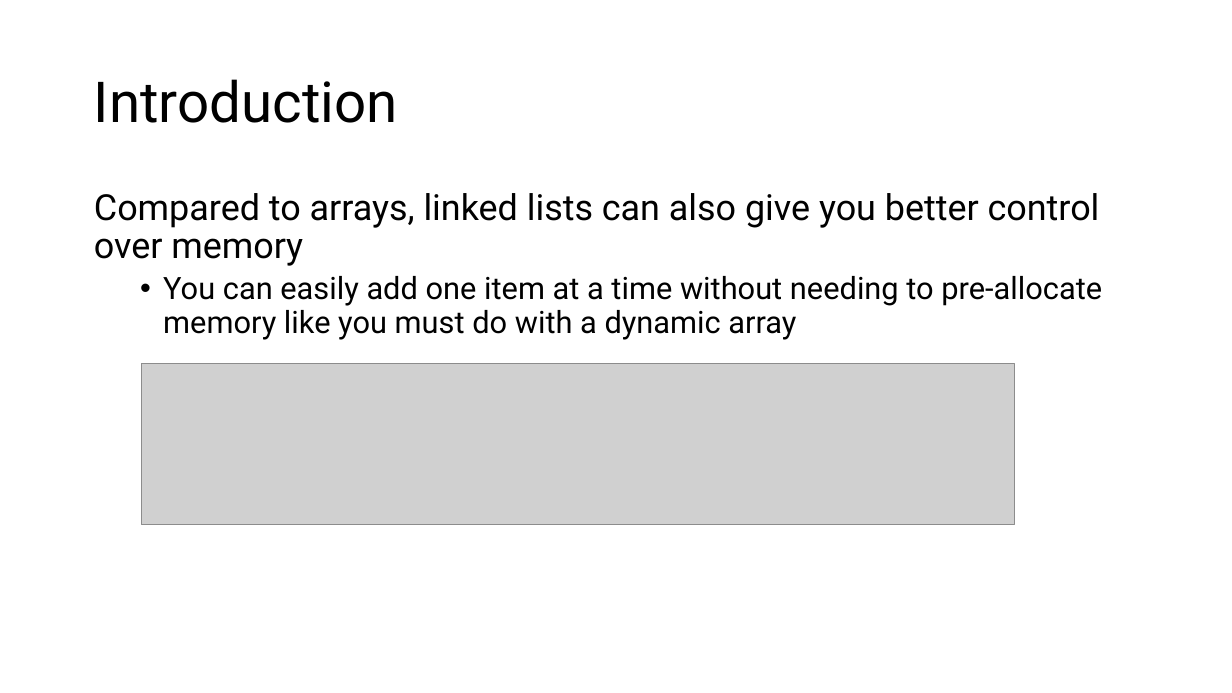
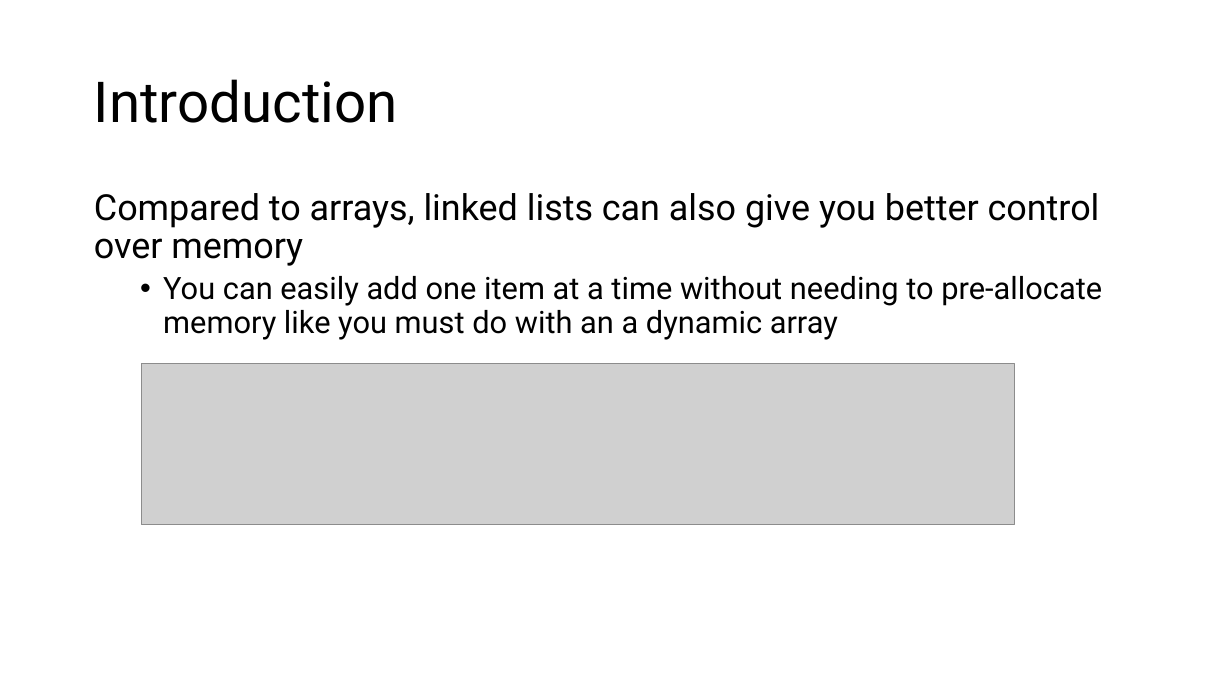
Before and after one commit to sotasota-sfu/cmpt225Summer2026, a slide deck: slide 4 of lectures/lecture2_3/lecture2.pptx. Drawn at 1232x693 pixels with LibreOffice and Linux fonts; fonts in the diff are those of the drawing; grey boxes stand for pictures. Boxes give left, top, right and bottom in pixels: in the first picture for what was removed or moved away, otherwise in the second. Text is boxed around its words. In the diff, an @@ line names an element or a change of style, - is before the commit and + after.

```diff
--- a/lectures/lecture2_3/lecture2.pptx
+++ b/lectures/lecture2_3/lecture2.pptx
@@ text at <box>163,276,1102,340</box>: text changed @@
-  • You can easily add one item at a time without needing to pre-allocate memory like you must do with a dynamic array
+  • You can easily add one item at a time without needing to pre-allocate memory like you must do with an a dynamic array
```
Also in this commit, not shown: 4 other slides changed, 4 slides removed, 24 other files.
